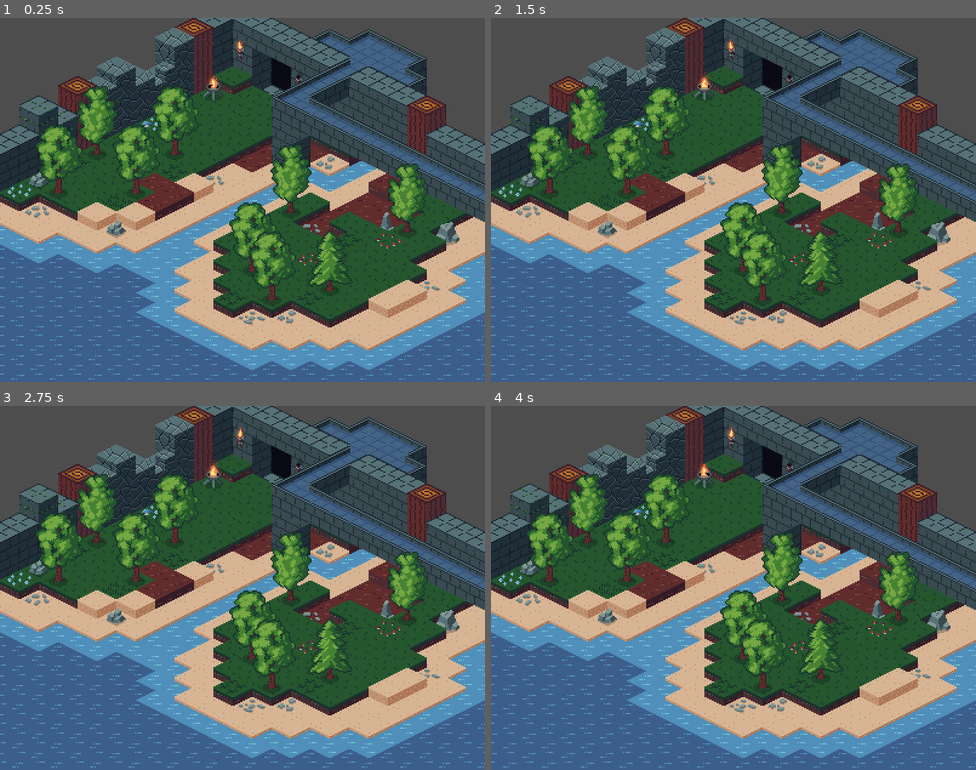
Above: before the commit, frames 1-4 (two rows, left to right).
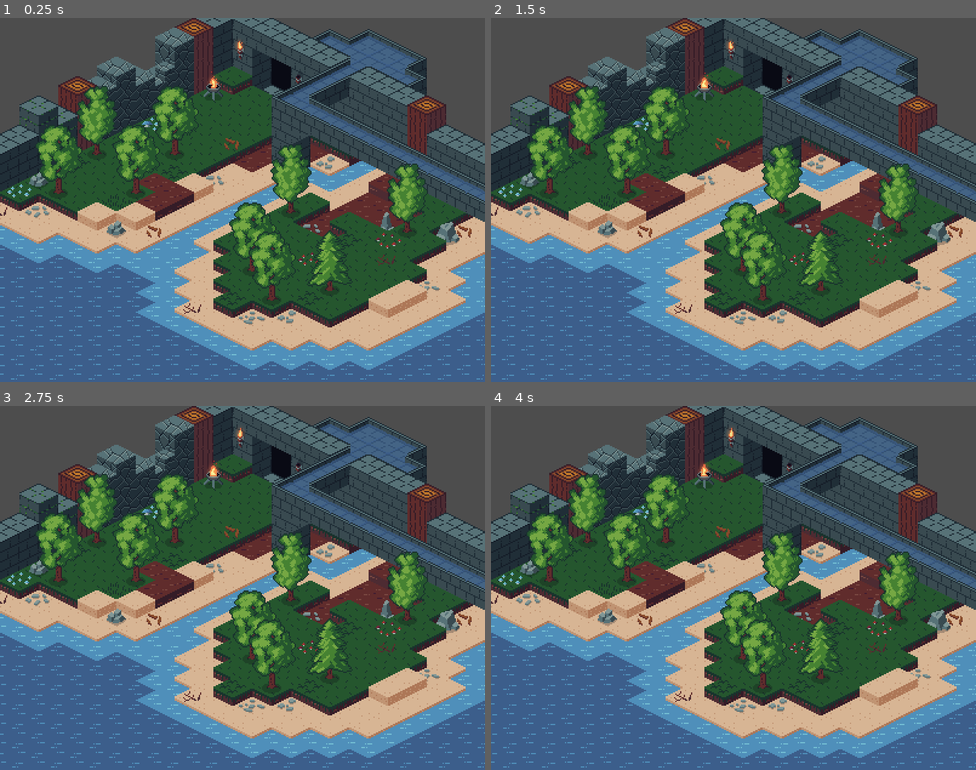
Above: after the commit, the same moments.

Repository: Paraldos/isometric
Game: Godot game, scene res://level.tscn
Same seed, same stepped clock (60 frames per second), same inputs: the game is played once before the commit and once after it.
Inputs:
- Up to frame 1 (0.25 s): no input
- Up to frame 2 (1.5 s): no input
- Up to frame 3 (2.75 s): no input
- Up to frame 4 (4 s): no input

The runs differ from the first frame. In frame 1, 0.2% of the frame differs, in the area x 0-98%, y 33-82%; in frame 2, 0.2%; in frame 3, 0.2%; in frame 4, 0.2%.

Commit message:
added scattered wood

Diff:
--- /dev/null
+++ b/deco/scatter_wood.tscn
@@ -0,0 +1,16 @@
+[gd_scene format=3 uid="uid://bhpf8as2ad0wi"]
+
+[ext_resource type="PackedScene" uid="uid://bisl3ua8h2vk7" path="res://deco/deco_template.tscn" id="1_q3b81"]
+[ext_resource type="Texture2D" uid="uid://bys7ku7318dc7" path="res://assets/img/scatter_wood-Sheet.png" id="2_jydw6"]
+
+[node name="ScatterWood" unique_id=723009896 instance=ExtResource("1_q3b81")]
+randomize_sprite = true
+
+[node name="GuidingBlock" parent="." index="0" unique_id=1429915701]
+position = Vector2(0, 0)
+frame = 2
+
+[node name="MainSprite" parent="." index="1" unique_id=462025457]
+position = Vector2(0, -16)
+texture = ExtResource("2_jydw6")
+hframes = 3
--- a/level.tscn
+++ b/level.tscn
@@ -8,6 +8,7 @@
 [ext_resource type="PackedScene" uid="uid://c3k68d6hkpjmx" path="res://deco/tree.tscn" id="6_n6hdu"]
 [ext_resource type="PackedScene" uid="uid://dqtw7ywvnkfi2" path="res://deco/stones.tscn" id="7_n6hdu"]
 [ext_resource type="PackedScene" uid="uid://cgte4007nabhe" path="res://deco/fire_bowl.tscn" id="8_km5ld"]
+[ext_resource type="PackedScene" uid="uid://bhpf8as2ad0wi" path="res://deco/scatter_wood.tscn" id="9_i2t4f"]
 
 [sub_resource type="TileSetAtlasSource" id="TileSetAtlasSource_n6hdu"]
 texture = ExtResource("2_n6hdu")
@@ -160,6 +161,24 @@
 [node name="FireBowl" parent="Deco" unique_id=1007865954 instance=ExtResource("8_km5ld")]
 position = Vector2(176, 72)
 
+[node name="ScatterWood" parent="Deco" unique_id=344711584 instance=ExtResource("9_i2t4f")]
+position = Vector2(0, 168)
+
+[node name="ScatterWood2" parent="Deco" unique_id=813230569 instance=ExtResource("9_i2t4f")]
+position = Vector2(128, 184)
+
+[node name="ScatterWood6" parent="Deco" unique_id=32555137 instance=ExtResource("9_i2t4f")]
+position = Vector2(192, 112)
+
+[node name="ScatterWood3" parent="Deco" unique_id=1866247322 instance=ExtResource("9_i2t4f")]
+position = Vector2(160, 248)
+
+[node name="ScatterWood4" parent="Deco" unique_id=1006232298 instance=ExtResource("9_i2t4f")]
+position = Vector2(320, 208)
+
+[node name="ScatterWood5" parent="Deco" unique_id=1202019853 instance=ExtResource("9_i2t4f")]
+position = Vector2(384, 184)
+
 [node name="DecoHalf" type="Node2D" parent="." unique_id=1275872698]
 y_sort_enabled = true
 position = Vector2(0, -1)
Binary file changed: assets/img/blocks_nature.aseprite
Binary file removed: assets/img/main_blocks.aseprite
Binary file added: assets/img/scatter_wood-Sheet.png
Not shown, added: assets/img/scatter_wood-Sheet.png.import
Binary file added: assets/img/scatter_wood.aseprite
